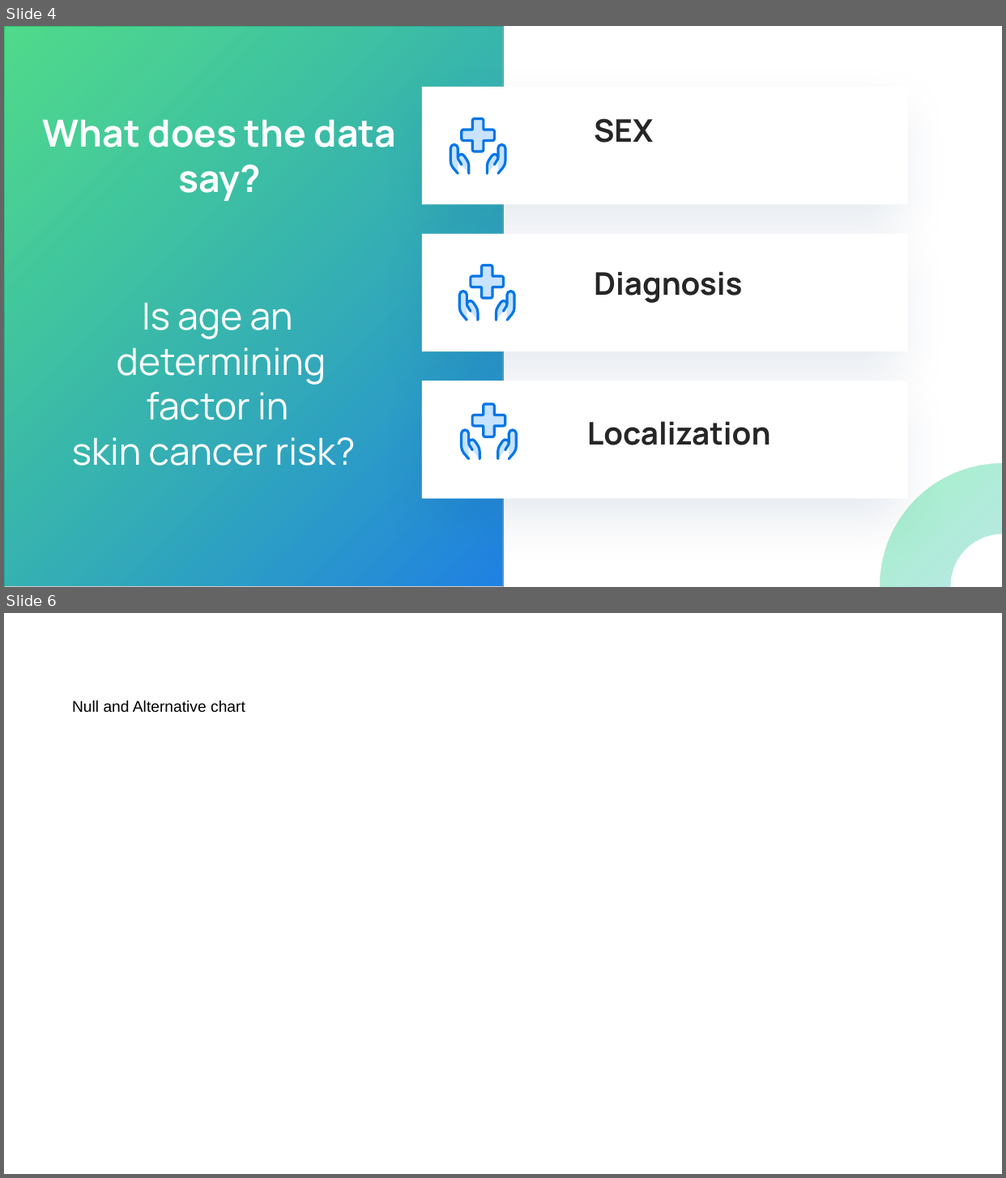
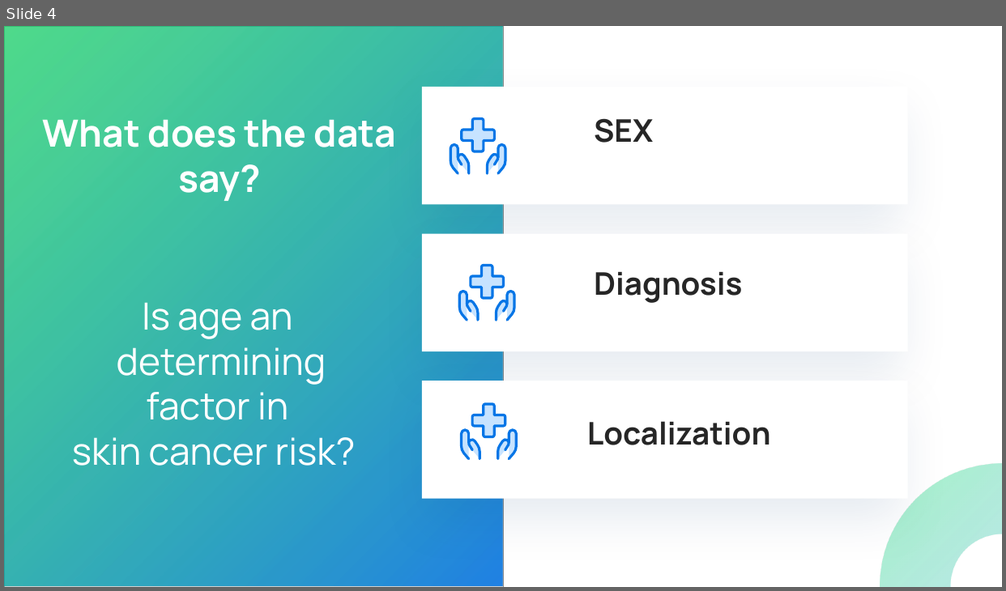
Before and after one commit to Mcusac/Project-1, a slide deck: Skin Cancer Final .pptx. Shown one above the other, each under a label of ours: slides 4 and 6 before the commit, slide 4 after it; the slides between them are not shown. The pictures are 1006x1178 and 1006x591 pixels, drawn with LibreOffice and Linux fonts; fonts in the diff are those of the drawing; grey boxes stand for pictures. Boxes give left, top, right and bottom in pixels: in the first picture for what was removed or moved away, otherwise in the second. Text is boxed around its words. In the diff, an @@ line names an element or a change of style, - is before the commit and + after.

```diff
--- a/Skin Cancer Final .pptx
+++ b/Skin Cancer Final .pptx
@@ slide 6 removed at bbox=[4, 613, 1002, 1174], background #FFFFFF @@
@@ text removed at bbox=[72, 700, 245, 713] @@
-Null and Alternative chart
```
Also in this commit, not shown: 3 slides changed, 2 slides added, 2 other slides removed.
